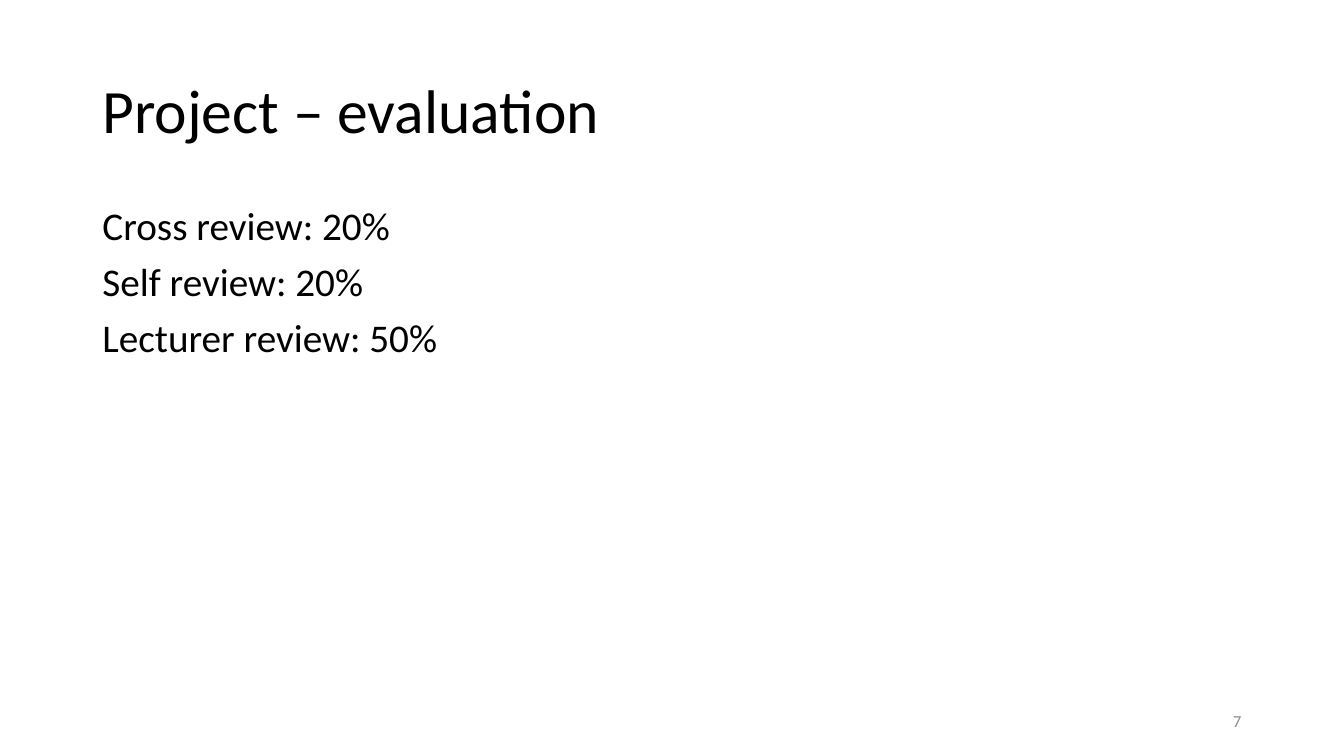
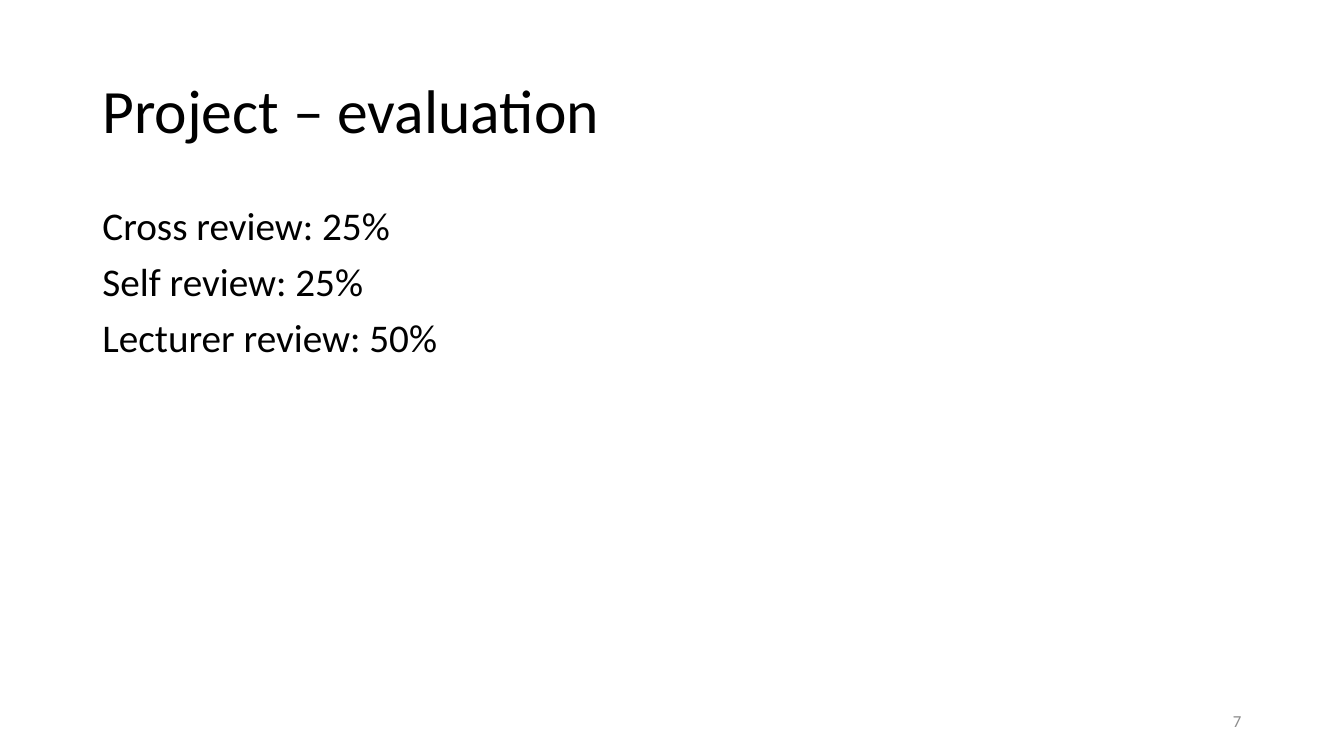
Before and after one commit to vutuanhai237/CourseMaterials, a slide deck: slide 7 of CS4273-Introduce to Software Engineering/Slides/Lab 0. Introduction.pptx. Drawn at 1344x756 pixels with LibreOffice and Linux fonts; fonts in the diff are those of the drawing. Boxes give left, top, right and bottom in pixels: in the first picture for what was removed or moved away, otherwise in the second. Text is boxed around its words. In the diff, an @@ line names an element or a change of style, - is before the commit and + after.

```diff
--- a/CS4273-Introduce to Software Engineering/Slides/Lab 0. Introduction.pptx
+++ b/CS4273-Introduce to Software Engineering/Slides/Lab 0. Introduction.pptx
@@ text at (102,213,390,297): text changed @@
-Cross review: 20%
-Self review: 20%
+Cross review: 25%
+Self review: 25%
```
Also in this commit, not shown: 4 other slides changed, 7 other files.
